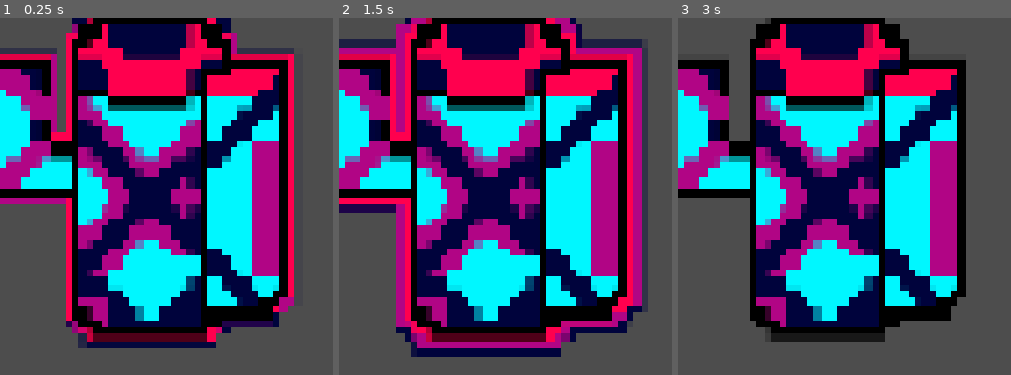
Above: before the commit, frames 1-3 (left to right).
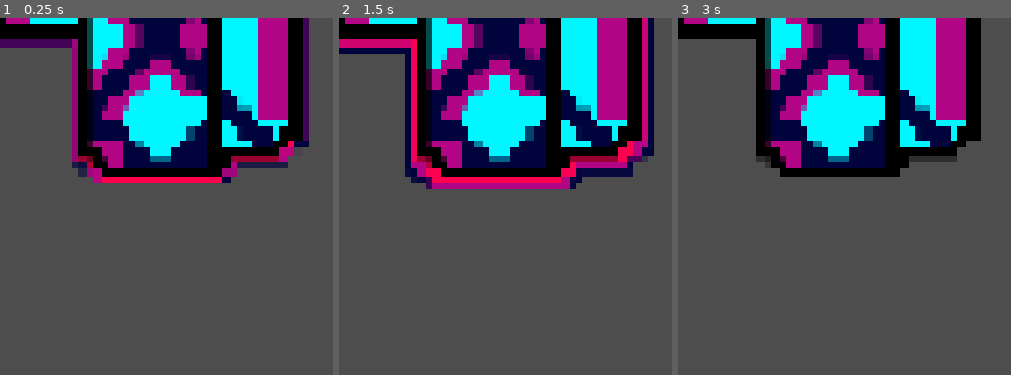
Above: after the commit, the same moments.

Repository: cormacoshaughnessey-maker/PanthersArcade
Game: Godot game, scene res://Scenes/mini_boss.tscn
Same seed, same stepped clock (60 frames per second), same inputs: the game is played once before the commit and once after it. This scene is started directly instead of the project's main scene.
Inputs:
- Up to frame 1 (0.25 s): no input
- Up to frame 2 (1.5 s): hold Right (right) 0.53-1.28 s; hold Space (rewind) 0.53-1.28 s; hold Down (down) from 1.28 s (still down); tap Space (rewind) at 1.35 s
- Up to frame 3 (3 s): release Down (down) at 2.03 s; hold Right (right) 2.03-2.78 s; hold Space (rewind) 2.03-2.78 s; hold Up (up) from 2.78 s (still down); tap Space (rewind) at 2.85 s

The runs differ from the first frame. In frame 1, 67% of the frame differs, in the area x 0-93%, y 0-93%; in frame 2, 73%, in the area x 0-95%, y 0-95%; in frame 3, 61%.

Commit message:
fixed bugs in spreadsheet

Diff:
--- a/panthers-arcade-game/Scripts/enemy.gd
+++ b/panthers-arcade-game/Scripts/enemy.gd
@@ -91,6 +91,8 @@
 
 
 func take_damage(amount: float) -> void:
+	if is_dead:
+		return
 	if not invulnerable:
 		current_health -= amount
 		invulnerable = true
--- a/panthers-arcade-game/Scripts/mini_boss.gd
+++ b/panthers-arcade-game/Scripts/mini_boss.gd
@@ -14,8 +14,7 @@
 
 @export var projectile_scene : PackedScene
 
-var velocity_x := 0.0
-var target_velocity_x := 200.0
+var move_direction := 1.0
 var can_attack := true
 var attack_pattern := 0
 var screen_size : Vector2
@@ -28,18 +27,31 @@
 	current_health = max_health
 	score_value = 100
 	screen_size = get_viewport_rect().size
-	velocity_x = target_velocity_x
 
 func get_visible_screen_top() -> float:
 	var canvas_transform = get_canvas_transform()
 	var screen_top_world = -canvas_transform.origin.y
 	return screen_top_world + screen_top_offset
 
+func get_half_size_x() -> float:
+	var col_shape = get_node_or_null("CollisionShape2D")
+	if col_shape and col_shape.shape is RectangleShape2D:
+		return col_shape.shape.size.x / 2.0 + abs(col_shape.position.x)
+	elif col_shape and col_shape.shape is CircleShape2D:
+		return col_shape.shape.radius + abs(col_shape.position.x)
+	return 50.0
+
 func get_visible_screen_bounds() -> Vector2:
 	var canvas_transform = get_canvas_transform()
-	var left = -canvas_transform.origin.x + 50
-	var right = -canvas_transform.origin.x + screen_size.x - 50
+	var pad = get_half_size_x()
+	var left = -canvas_transform.origin.x + pad
+	var right = -canvas_transform.origin.x + screen_size.x - pad
 	return Vector2(left, right)
+
+
+func clamp_to_screen() -> void:
+	var bounds = get_visible_screen_bounds()
+	global_position.x = clampf(global_position.x, bounds.x, bounds.y)
 
 
 func move_and_attack(delta: float) -> void:
@@ -54,13 +66,12 @@
 
 	var bounds = get_visible_screen_bounds()
 
-	if global_position.x > bounds.y:
-		target_velocity_x = -horizontal_speed
-	elif global_position.x < bounds.x:
-		target_velocity_x = horizontal_speed
-
-	velocity_x = lerp(velocity_x, target_velocity_x, delta * 3.0)
-	global_position.x += velocity_x * delta
+	if global_position.x >= bounds.y:
+		move_direction = -1.0
+	elif global_position.x <= bounds.x:
+		move_direction = 1.0
+
+	global_position.x += move_direction * horizontal_speed * delta
 
 	var direction_to_player = (player.global_position - global_position).normalized()
 	var target_rotation = direction_to_player.angle() + deg_to_rad(90)
@@ -150,18 +161,30 @@
 func melee_dive_attack() -> void:
 	is_diving = true
 
+	if not is_instance_valid(player):
+		is_diving = false
+		return
+
 	var start_pos = global_position
 	var target_pos = player.global_position
+	var has_dealt_damage = false
 
 	var dive_duration = 0.4
 	var elapsed = 0.0
 
 	while elapsed < dive_duration:
+		if not is_instance_valid(player):
+			break
 		if not paused:
 			elapsed += get_physics_process_delta_time()
 			var t = elapsed / dive_duration
 			t = 1.0 - pow(1.0 - t, 3.0)
 			global_position = start_pos.lerp(target_pos, t)
+			# Deal contact damage when close enough to the player
+			if not has_dealt_damage and global_position.distance_to(player.global_position) < melee_range:
+				if player.has_method("lose_life"):
+					player.lose_life()
+					has_dealt_damage = true
 		await get_tree().process_frame
 
 	# Hold the arm-out frame while paused at player
--- a/panthers-arcade-game/Scripts/player.gd
+++ b/panthers-arcade-game/Scripts/player.gd
@@ -162,7 +162,7 @@
 #region Health/Damage Functions
  # INFO: Player loses a life
 func lose_life(damage := 1) -> void:
-	if not rewinding and not is_invincible:
+	if false and not rewinding and not is_invincible: # TODO: revert infinite lives
 		game_node.lives -= damage
 		if game_node.lives <= 0:
 			player_died.emit()
--- a/panthers-arcade-game/Scripts/score_ui.gd
+++ b/panthers-arcade-game/Scripts/score_ui.gd
@@ -42,16 +42,16 @@
 
 
 func color_multiplier_bar(score_multiplier) -> void:
-	match score_multiplier:
-		1.2:
-			multiplier_cooldown_bar.modulate = Color("ff5cff")
-		1.4:
-			multiplier_cooldown_bar.modulate = Color("ac29ce")
-		1.6:
-			multiplier_cooldown_bar.modulate = Color("600088")
-		1.8:
-			multiplier_cooldown_bar.modulate = Color("b10585")
-		2.0:
-			multiplier_cooldown_bar.modulate = Color("ff004e")
-		_:
-			multiplier_cooldown_bar.modulate = Color("ffffff")
+	var m = snappedf(score_multiplier, 0.2)
+	if m >= 2.0:
+		multiplier_cooldown_bar.modulate = Color("ff004e")
+	elif m >= 1.8:
+		multiplier_cooldown_bar.modulate = Color("b10585")
+	elif m >= 1.6:
+		multiplier_cooldown_bar.modulate = Color("600088")
+	elif m >= 1.4:
+		multiplier_cooldown_bar.modulate = Color("ac29ce")
+	elif m >= 1.2:
+		multiplier_cooldown_bar.modulate = Color("ff5cff")
+	else:
+		multiplier_cooldown_bar.modulate = Color("ffffff")
